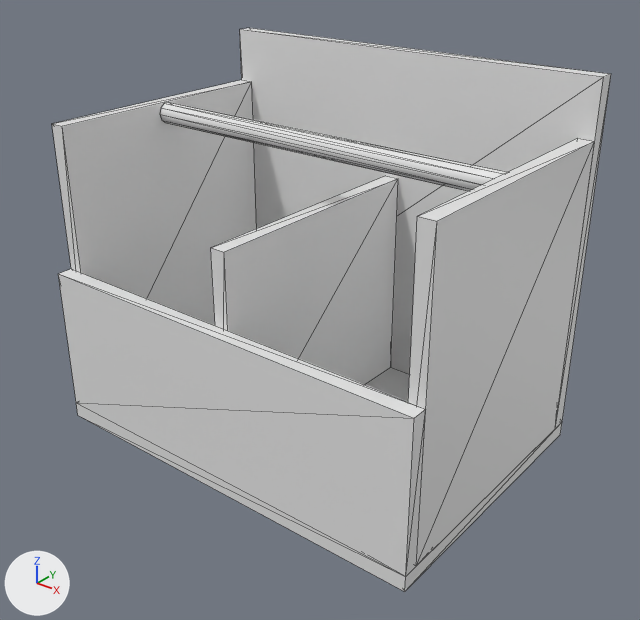
The OBJ model Assets/TramChanh/Art/Models/DrinkStation/SM_RedTeaRack.obj as it was, and as the next commit left it.
Camera for both pictures: a camera (50 mm lens) standing at (0.379, -0.468, 0.394) and looking at (0.012, -0.009, 0.11). The lights are fixed; the arrows at lower left show +X, +Y and +Z. The first picture is the older version. Mesh edges are drawn as thin lines. Where no turn or scale is listed for an object, it has been applied to the vertices. Vertices at exactly the same position are counted once.

Objects in the first picture: 'SM_RedTeaRack'.
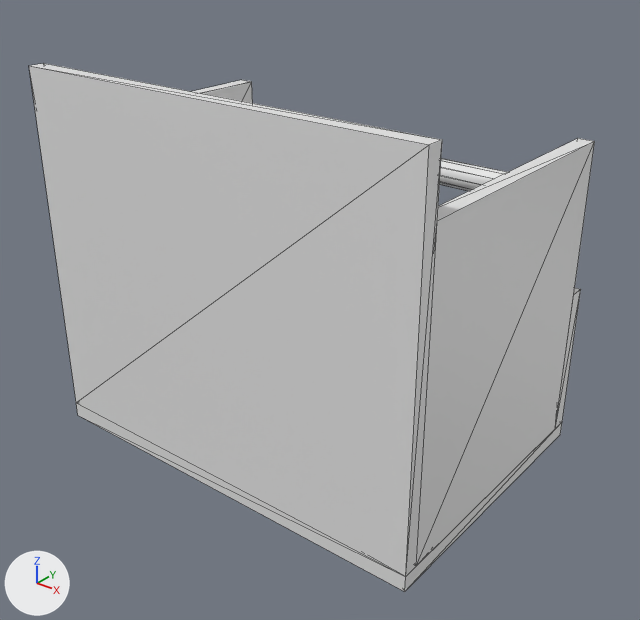
Location of each change, [x1, y1, x2, y2] in pixels of the pictures (640 x 620 px; the box of a moved part takes in the faces that stretch with it):
'SM_RedTeaRack', reshaped (6% shorter)
    before: [52, 28, 611, 592]
    after: [29, 63, 595, 592]
part 1 of me_sm_redtearack, moved or reshaped
    before: [240, 28, 611, 427]
    after: [556, 288, 581, 427]
part 2 of me_sm_redtearack, moved or reshaped
    before: [58, 269, 426, 572]
    after: [29, 63, 442, 572]

Patch to the scene script:
```diff
--- a/Assets/TramChanh/Art/Models/DrinkStation/SM_RedTeaRack.obj.py
+++ b/Assets/TramChanh/Art/Models/DrinkStation/SM_RedTeaRack.obj.py
@@ me_sm_redtearack @@
 me_sm_redtearack.from_pydata(...)  # 60 vertices, 92 faces; spans x -0.16..0.16, y -0.11..0.11, z 0.0..0.28
 # used by ob_sm_redtearack; location = (0.0, 0.0, 0.0)
+# me_sm_redtearack part 1
+# 4 vertices are removed from x -0.16..0.16, y 0.098..0.11, z 0.28
+# 10 faces are deleted
+# 4 vertices are added at (-0.16, 0.11, 0.126), (-0.16, 0.098, 0.126), (0.16, 0.11, 0.126), (0.16, 0.098, 0.126)
+# 10 new faces join them
+# me_sm_redtearack part 2
+# 4 vertices are removed from x -0.16..0.16, y -0.11..-0.098, z 0.126
+# 10 faces are deleted
+# 4 vertices are added at (-0.16, -0.098, 0.28), (-0.16, -0.11, 0.28), (0.16, -0.098, 0.28), (0.16, -0.11, 0.28)
+# 10 new faces join them
```
